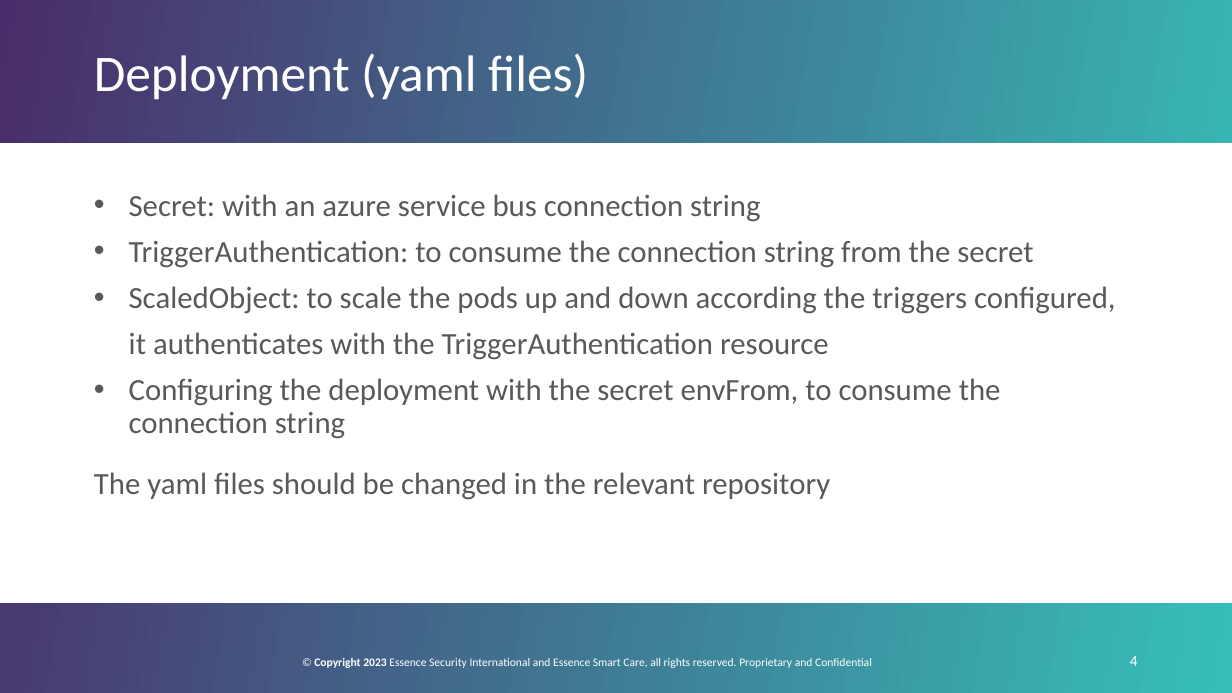
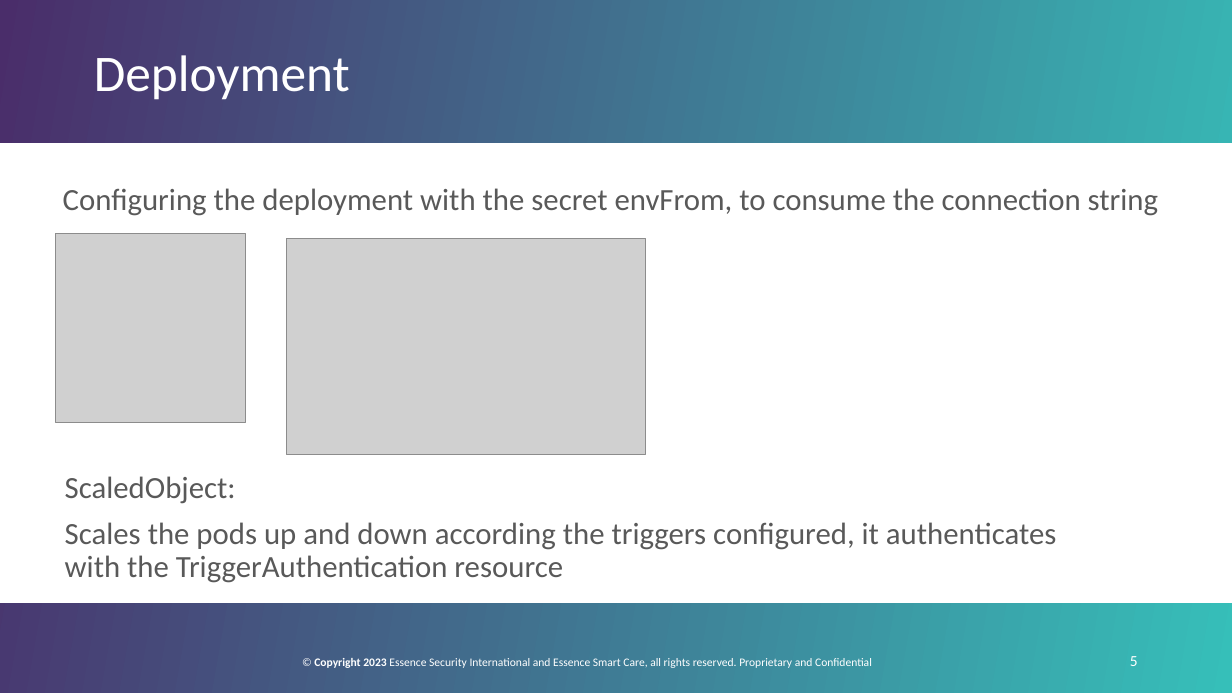
Before and after one commit to GoddessDianaPub/keda-azure-service_bus-key_vault, a slide deck: slide 5 of keda.pptx (slide 4 before the commit). Drawn at 1232x693 pixels with LibreOffice and Linux fonts; fonts in the diff are those of the drawing; grey boxes stand for pictures; background and template pictures are left out. Boxes give left, top, right and bottom in pixels: in the first picture for what was removed or moved away, otherwise in the second. Text is boxed around its words. In the diff, an @@ line names an element or a change of style, - is before the commit and + after.

Commit message:
changed presentation

```diff
--- a/keda.pptx
+++ b/keda.pptx
@@ title at (94,55,350,100): text changed @@
-Deployment (yaml files)
+Deployment
@@ text added at (63,188,1158,216), 24 pt, text #595959 @@
+Configuring the deployment with the secret envFrom, to consume the connection string
@@ picture added at (55,234,245,422) @@
@@ picture added at (287,238,646,455) @@
@@ text at (65,476,1056,583): text changed @@
-• Secret: with an azure service bus connection string
-• TriggerAuthentication: to consume the connection string from the secret
-• ScaledObject: to scale the pods up and down according the triggers configured,
-it authenticates with the TriggerAuthentication resource
-• Configuring the deployment with the secret envFrom, to consume the connection string
-The yaml files should be changed in the relevant repository
+ScaledObject:
+Scales the pods up and down according the triggers configured, it authenticates with the TriggerAuthentication resource
@@ page number at (1130,656,1138,666): text changed @@
-4
+5
```
Also in this commit, not shown: 2 slides added, 2 slides removed.
